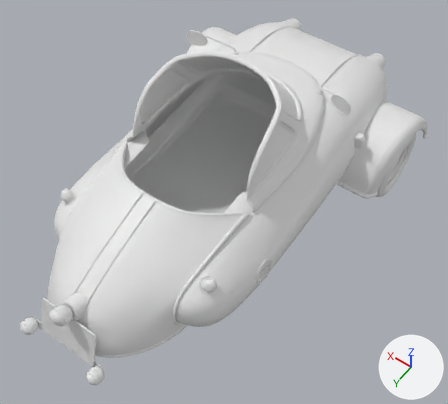
A saved change to the Blender file MotorPan.blend.
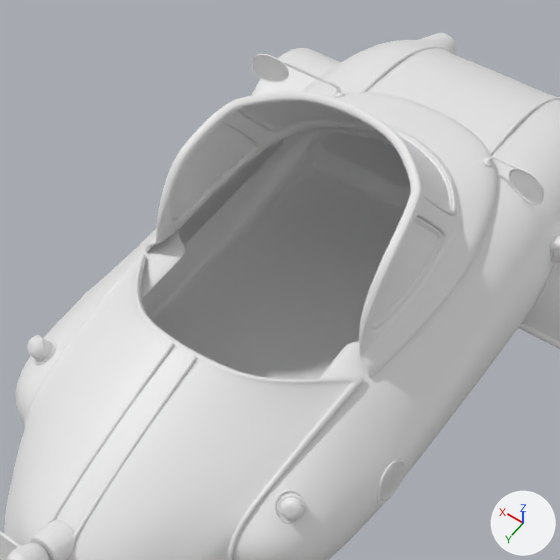
Each version is shown whole from a camera (50 mm lens) standing at (-2.12, 2.96, 4.87) and looking at (-0.2, 0.27, 0.64), then close up on the part from 10% to 80% of the width and 0% to 78% of the height. The axes (+X, +Y, +Z) are drawn at lower right. The lights are the same throughout.
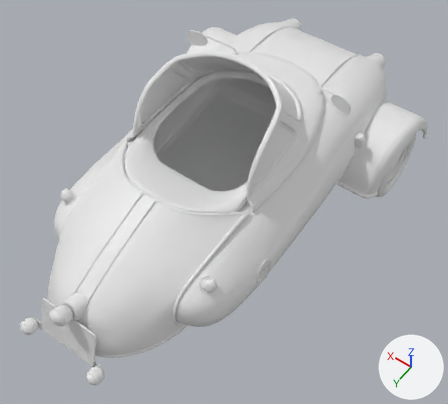
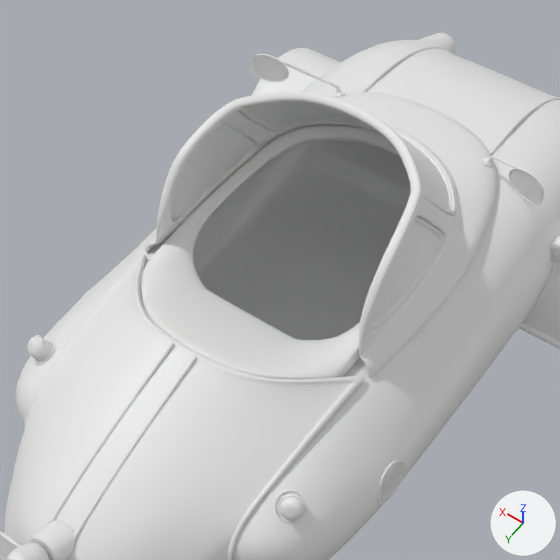
Diff of the bpy script that builds the scene:
```diff
--- a/MotorPan.blend.py
+++ b/MotorPan.blend.py
@@ me_cylinder_025 @@
+me_cylinder_025.from_pydata(...)  # 240 vertices, 240 faces; spans x -0.57..0.57, y 0.36..1.98, z 0.5..0.77
+me_cylinder_025.polygons.foreach_set('use_smooth', [True] * 240)
@@ ob_cylinder_040 @@
+ob_cylinder_040 = bpy.data.objects.new('Cylinder.040', me_cylinder_025)
+ob_cylinder_040.location = (0.0, -1.036, 0.534)
+_m = ob_cylinder_040.modifiers.new('Subdivision', 'SUBSURF')
+_m.levels = 2
```

Where the change shows, as pixel boxes [x1, y1, x2, y2] in the close-ups (560 x 560 px):
'Cylinder.040', added
    after: [141, 125, 401, 379]
